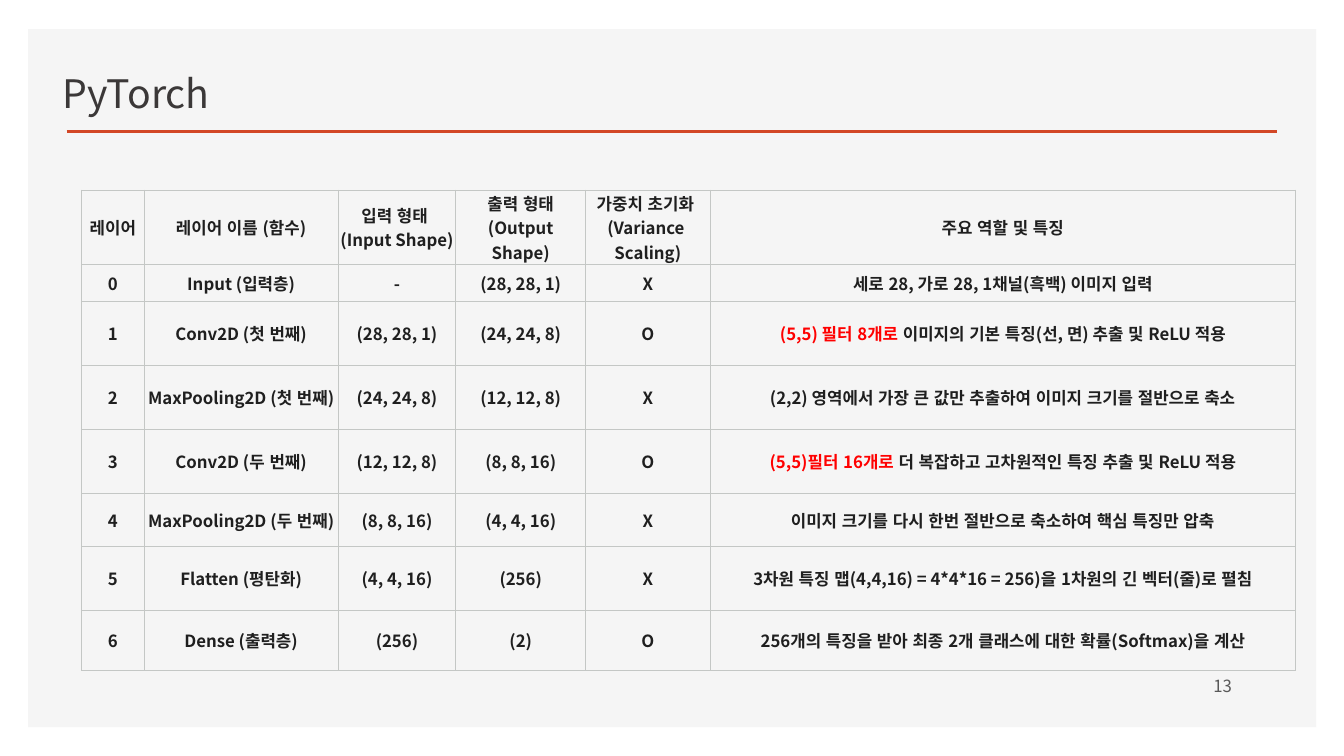
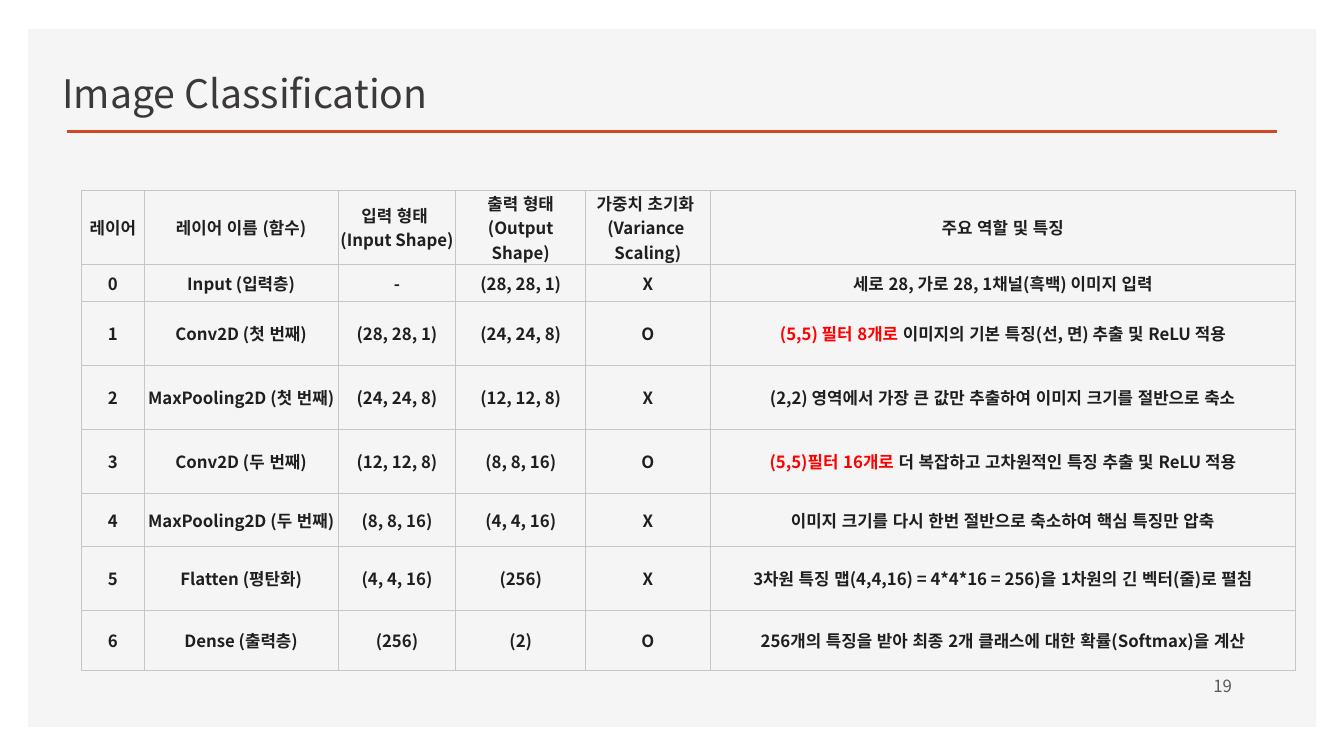
Before and after one commit to ancestor9/2026_Fall_Deep-Learning-with-Python, a slide deck: slide 19 of CNN/CNN.pptx (slide 13 before the commit). Drawn at 1344x756 pixels with LibreOffice and Linux fonts; fonts in the diff are those of the drawing; background and template pictures are left out. Boxes give left, top, right and bottom in pixels: in the first picture for what was removed or moved away, otherwise in the second. Text is boxed around its words. In the diff, an @@ line names an element or a change of style, - is before the commit and + after.

```diff
--- a/CNN/CNN.pptx
+++ b/CNN/CNN.pptx
@@ text at bbox=[62, 76, 427, 118]: text changed @@
-PyTorch
+Image Classification
@@ page number at bbox=[1213, 679, 1232, 692]: text changed @@
-13
+19
```
Also in this commit, not shown: 11 other slides changed, 11 slides added, 7 slides removed.
